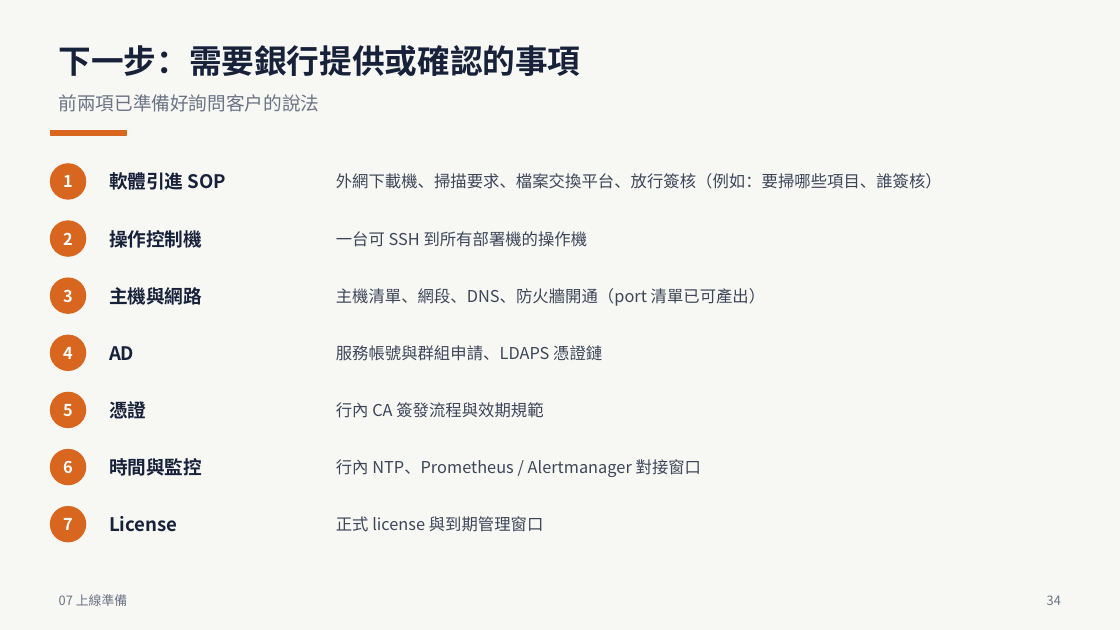
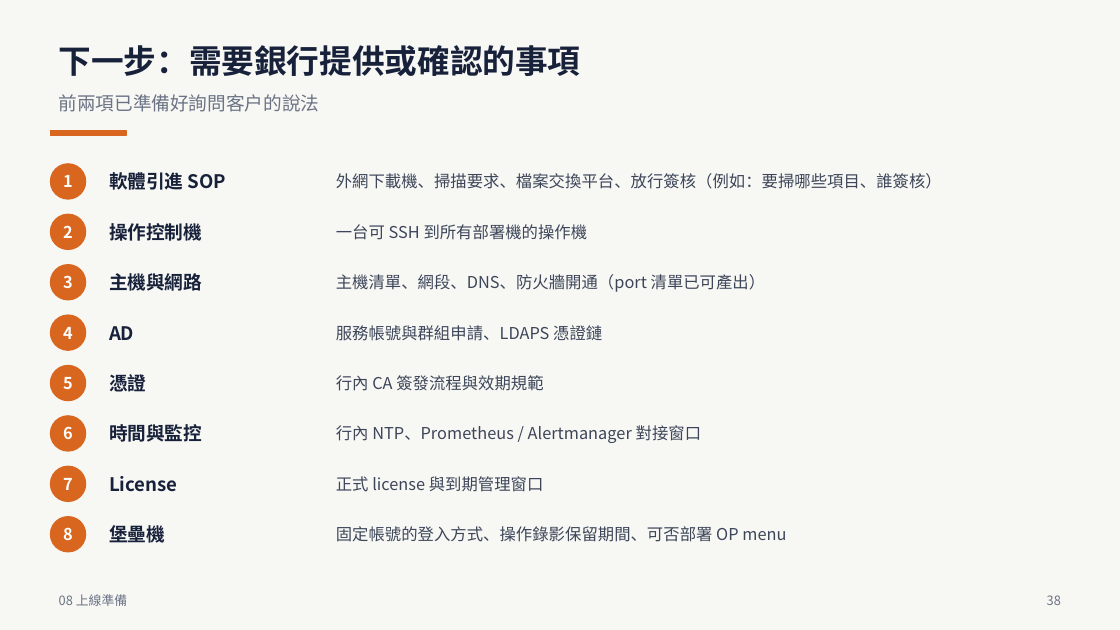
Before and after one commit to zxc81906119/kafka_install_ops, a slide deck: slide 38 of docs/Confluent-離線安裝PoC-全流程.pptx (slide 34 before the commit). Drawn at 1120x630 pixels with LibreOffice and Linux fonts; fonts in the diff are those of the drawing. Boxes give left, top, right and bottom in pixels: in the first picture for what was removed or moved away, otherwise in the second. Text is boxed around its words. In the diff, an @@ line names an element or a change of style, - is before the commit and + after.

```diff
--- a/docs/Confluent-離線安裝PoC-全流程.pptx
+++ b/docs/Confluent-離線安裝PoC-全流程.pptx
@@ 3 texts, 1 ellipse: place and size @@
-3 texts, 1 ellipse at bbox=[50, 221, 588, 256]
+3 texts, 1 ellipse at bbox=[50, 214, 588, 250]
@@ 3 texts, 1 ellipse: place and size @@
-3 texts, 1 ellipse at bbox=[50, 278, 766, 313]
+3 texts, 1 ellipse at bbox=[50, 265, 766, 300]
@@ 3 texts, 1 ellipse: place and size @@
-3 texts, 1 ellipse at bbox=[50, 335, 602, 371]
+3 texts, 1 ellipse at bbox=[50, 315, 602, 350]
@@ 3 texts, 1 ellipse: place and size @@
-3 texts, 1 ellipse at bbox=[50, 392, 543, 428]
+3 texts, 1 ellipse at bbox=[50, 365, 543, 401]
@@ 3 texts, 1 ellipse: place and size @@
-3 texts, 1 ellipse at bbox=[50, 450, 701, 485]
+3 texts, 1 ellipse at bbox=[50, 416, 701, 451]
@@ 3 texts, 1 ellipse: place and size @@
-3 texts, 1 ellipse at bbox=[50, 507, 544, 542]
+3 texts, 1 ellipse at bbox=[50, 466, 544, 502]
@@ ellipse added at bbox=[50, 517, 86, 552], fill #D9661F, outline #D9661F 1 pt @@
@@ text added at bbox=[63, 527, 73, 540], 14 pt, text #FFFFFF, bold @@
+8
@@ text added at bbox=[109, 522, 165, 547], 16 pt, text #17213A, bold @@
+堡壘機
@@ text added at bbox=[336, 526, 786, 542], 14 pt, text #3D4659 @@
+固定帳號的登入方式、操作錄影保留期間、可否部署 OP menu
@@ text at bbox=[59, 594, 127, 606]: text changed @@
-07 上線準備
+08 上線準備
@@ text at bbox=[1047, 595, 1061, 605]: text changed @@
-34
+38
```
Also in this commit, not shown: 14 other slides changed, 4 slides added, 47 other files.
